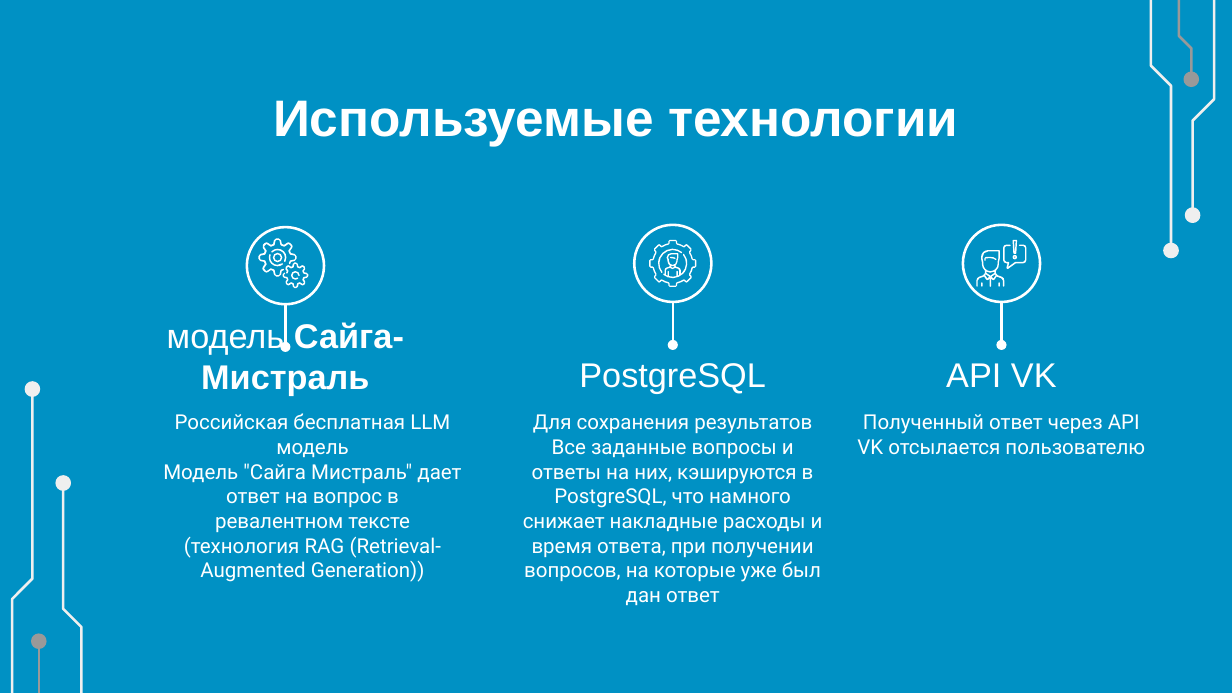
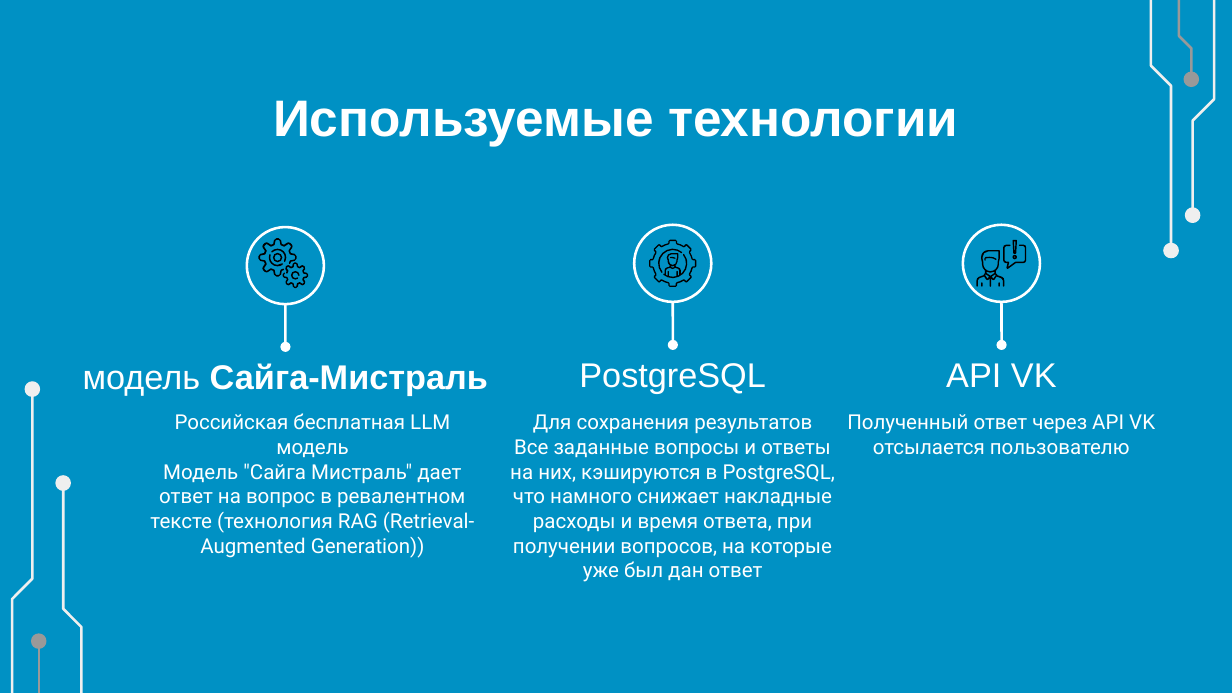
Before and after one commit to VladKhv/LDT, a slide deck: slide 3 of ЛЦТ през network 2.pptx. Drawn at 1232x693 pixels with LibreOffice and Linux fonts; fonts in the diff are those of the drawing; background and template pictures are left out. Boxes give left, top, right and bottom in pixels: in the first picture for what was removed or moved away, otherwise in the second. Text is boxed around its words. In the diff, an @@ line names an element or a change of style, - is before the commit and + after.

```diff
--- a/ЛЦТ през network 2.pptx
+++ b/ЛЦТ през network 2.pptx
@@ fill #FFFFFF to #000000; outline redrawn in 13 elements at (x1=259, y1=238, x2=297, y2=276), (x1=271, y1=249, x2=286, y2=262), (x1=269, y1=254, x2=283, y2=266), (x1=282, y1=262, x2=308, y2=288), (x1=291, y1=271, x2=299, y2=280), (x1=272, y1=253, x2=282, y2=262), (x1=649, y1=240, x2=696, y2=287), (x1=658, y1=249, x2=683, y2=274), (x1=663, y1=253, x2=687, y2=277), (x1=670, y1=256, x2=676, y2=259), (x1=977, y1=250, x2=1005, y2=287), (x1=998, y1=282, x2=999, y2=287), (x1=1003, y1=245, x2=1026, y2=270) @@
@@ fill #FFFFFF to #000000 in 4 elements at (x1=984, y1=256, x2=997, y2=260), (x1=981, y1=282, x2=982, y2=287), (x1=1013, y1=240, x2=1018, y2=254), (x1=1013, y1=255, x2=1018, y2=260) @@
@@ 4 subtitles moved together from (x1=163, y1=320, x2=1145, y2=606) to (x1=83, y1=363, x2=1155, y2=582) @@
```
Also in this commit, not shown: 7 other slides changed, 1 slide added.
